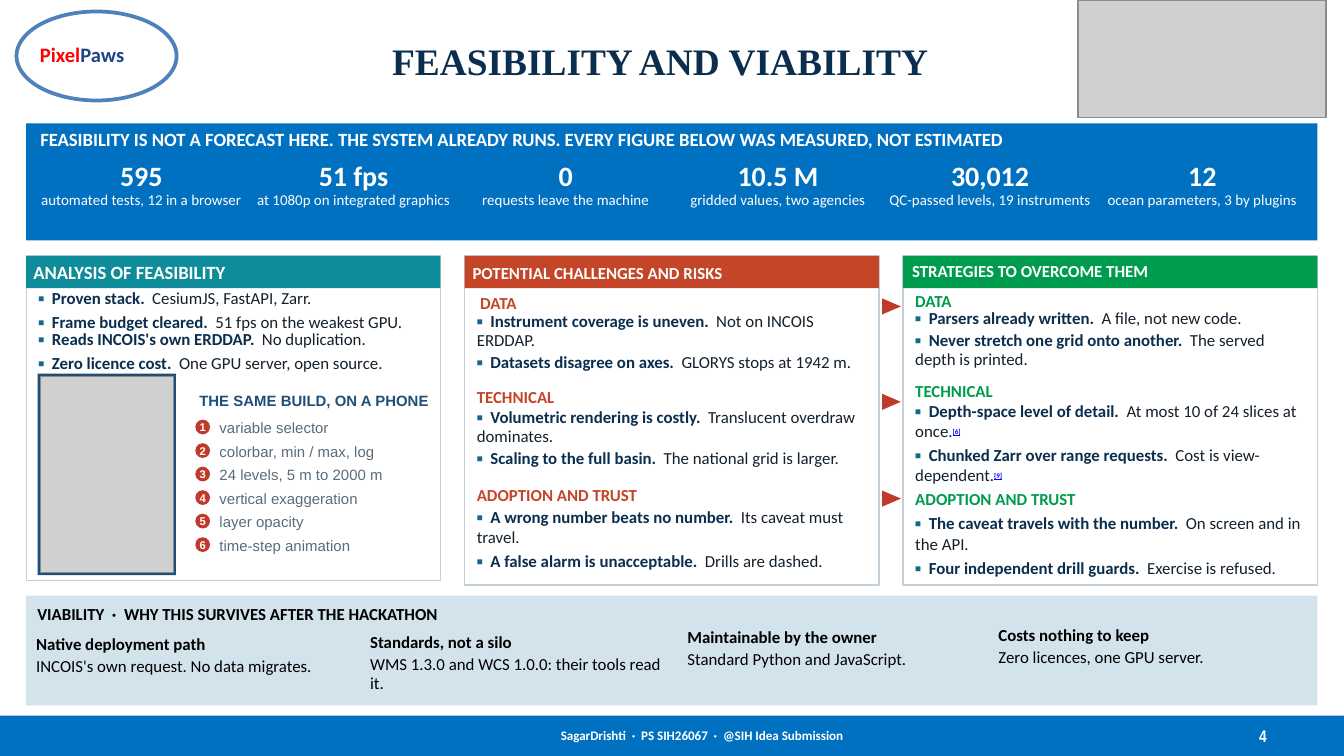
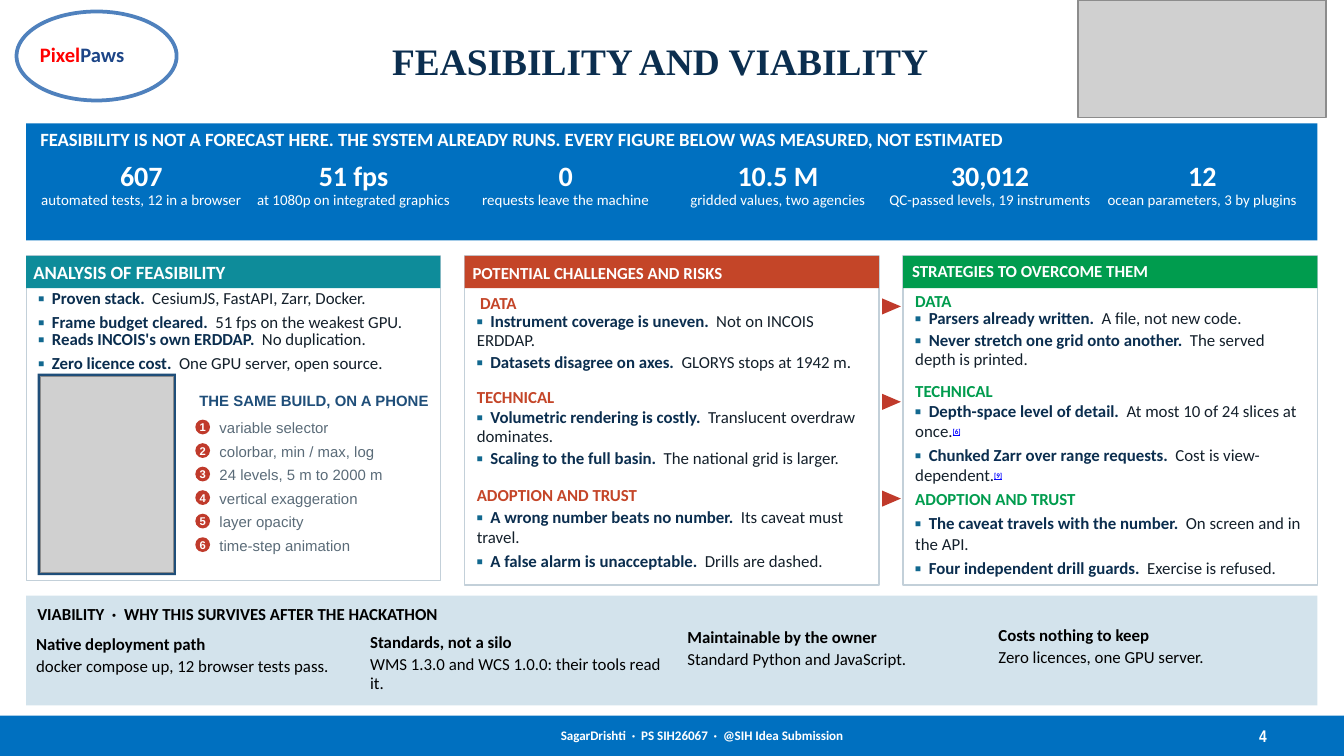
Before and after one commit to MONSTERBOY110/SagarDrishti, a slide deck: slide 4 of docs/submission/PixelPaws_SIH2026.pptx. Drawn at 1344x756 pixels with LibreOffice and Linux fonts; fonts in the diff are those of the drawing; grey boxes stand for pictures. Boxes give left, top, right and bottom in pixels: in the first picture for what was removed or moved away, otherwise in the second. Text is boxed around its words. In the diff, an @@ line names an element or a change of style, - is before the commit and + after.

```diff
--- a/docs/submission/PixelPaws_SIH2026.pptx
+++ b/docs/submission/PixelPaws_SIH2026.pptx
@@ text at <box>120,167,162,187</box>: text changed @@
-595
+607
@@ text at <box>52,292,365,306</box>: text changed @@
-▪ Proven stack. CesiumJS, FastAPI, Zarr.
+▪ Proven stack. CesiumJS, FastAPI, Zarr, Docker.
@@ text at <box>36,660,328,675</box>: text changed @@
-INCOIS's own request. No data migrates.
+docker compose up, 12 browser tests pass.
```
Also in this commit, not shown: 4 other slides changed, 35 other files.
